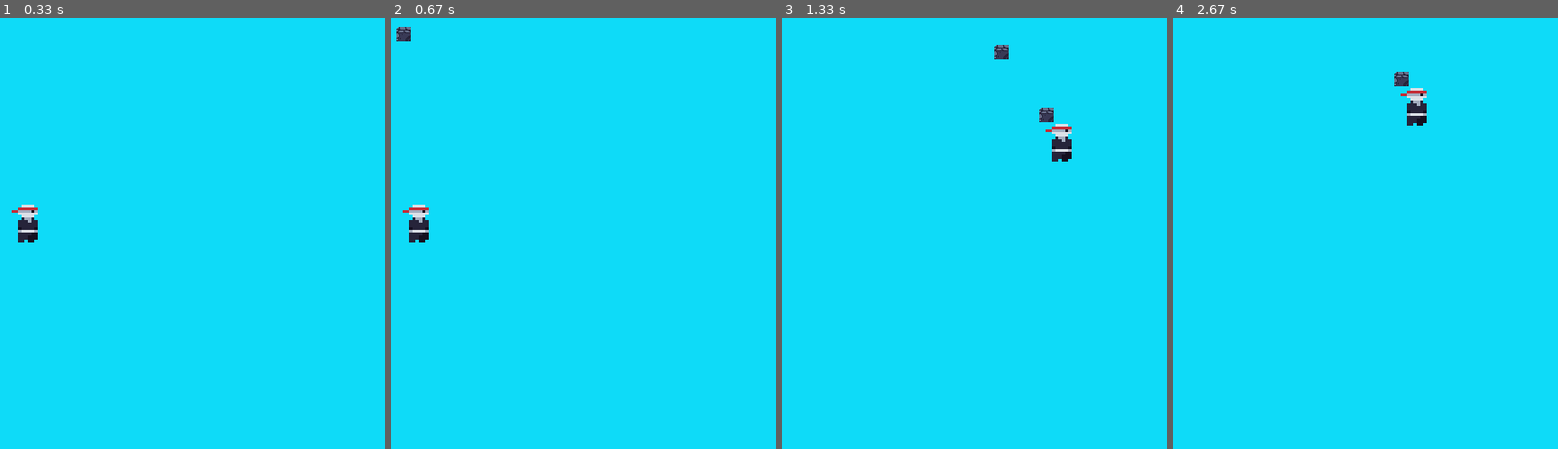
Above: before the commit, frames 1-4 (left to right).
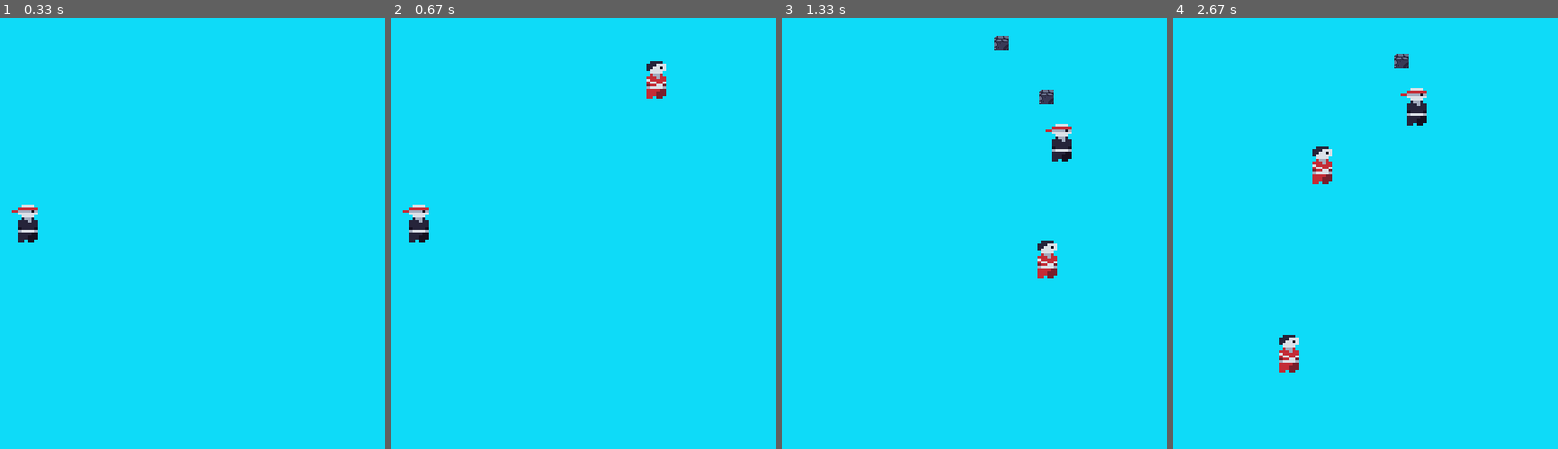
Above: after the commit, the same moments.

Repository: luksquitos/pygame-platformer
Game: pygame game, started from main.py
The game is run twice, just before and just after one commit, with the same random seed, the same clock (stepped at 60 frames per second) and the same inputs.
Inputs:
- Up to frame 1 (0.33 s): no input
- Up to frame 2 (0.67 s): tap Space at 0.33 s
- Up to frame 3 (1.33 s): hold D 0.67-1.13 s; tap Space at 0.73, 1.03, 1.23 s; hold W from 1.17 s (still down)
- Up to frame 4 (2.67 s): release W at 1.47 s; hold D 1.5-1.97 s; tap Space at 1.57, 1.87, 2.07, 2.37, 2.63 s; hold A 2-2.53 s; hold S from 2.57 s (still down)

Frame 1 is identical in both runs. In frame 2, 0.5% of the frame differs, in the area x 1-72%, y 2-19%; in frame 3, 0.8%; in frame 4, 1.1%, in the area x 27-62%, y 8-83%.

Commit message:
feat: adding logic to delete a object from memory if its out of screen bounds or killed shooted by bullet

Diff:
--- a/bullet.py
+++ b/bullet.py
@@ -1,10 +1,16 @@
 import pygame as pg
+import slugs
 from delay import Delay
 from objects import MovingObject
-
 class Rock(MovingObject):
     frame_path = "data/images/tiles/stone/0.png"
+    slug = slugs.BULLET
     velocity = 10
 
     def move(self):
         self.y_pos -= self.velocity
+
+    def perform_collision_action(self, obj):
+        if obj.slug == slugs.ENEMY:
+            obj.can_delete = True
+            self.can_delete = True
--- a/game.py
+++ b/game.py
@@ -1,8 +1,11 @@
 import pygame as pg
 import sys
+from typing import List
+from objects import Object
 from player import Player, Enemy
+from tile import Cloud
 
-objects_in_memory = []
+objects_in_memory: List[Object] = []
 class Game:
     def __init__(self):
         pg.init()
@@ -10,15 +13,17 @@
         pg.display.set_caption("ninja game")
         self.screen = pg.display.set_mode((640, 480))
         self.clock = pg.time.Clock()
-        self.player = Player(x_pos=100, y_pos=200, size=(50, 50))
 
     def run(self):
+        objects_in_memory.append(Player(x_pos=100, y_pos=200, size=(50, 50)))
+        # objects_in_memory.append(Cloud(100, 80))
+
         while True:
 
             self.screen.fill((14, 219, 248)) # Usado para "limpar a tela"
-            # print("Quantidade de objetos na memória ", len(objects_in_memory))
+            print("Quantidade de objetos na memória ", len(objects_in_memory))
 
-            # self.generate_enemies()
+            self.generate_enemies()
 
             self.objects_update()
 
@@ -32,16 +37,18 @@
 
 
     def objects_update(self):
-        self.player.update(self.screen, objects_in_memory)
-
         for obj in objects_in_memory:
             obj.update(self.screen, objects_in_memory)
+
+            if not obj.can_delete:
+                continue
+            objects_in_memory.remove(obj)
 
 
     def generate_enemies(self):
         from random import randint
-        num = randint(1, 30)
+        num = randint(1, 50)
         if num != 2:
             return
 
-        objects_in_memory.append(Enemy.generate())
+        objects_in_memory.append(Enemy.generate(size=(50, 50)))
--- a/objects.py
+++ b/objects.py
@@ -4,6 +4,7 @@
 
 class Object(ABC):
     frame_path = None
+    slug = None
 
     def __init__(
         self,
@@ -12,6 +13,7 @@
         size: Tuple[int, int] | None = None
     ) -> None:
         assert self.frame_path, f"frame path not provided for {self.__class__.__name__}"
+        assert self.slug, f"slug not provided for {self.__class__.__name__}"
 
         self.frame = self.frame_path
         self.frame = pg.image.load(self.frame)
@@ -24,7 +26,11 @@
 
     def update(self, screen: pg.Surface, objs_in_memory: list) -> None:
         self.blit(screen)
-        self.get_collisions(objs_in_memory)
+        self.check_collisions(objs_in_memory)
+
+        if self.check_collisions(objs_in_memory):
+            print(self.__class__, "Colidiu com ", self.check_collisions(objs_in_memory))
+
 
     @property
     def rect(self) -> pg.Rect:
@@ -33,15 +39,32 @@
     def blit(self, screen: pg.Surface) -> None:
         screen.blit(self.frame, (self.x_pos, self.y_pos))
 
-    def get_collisions(self, objs_in_memory: list) -> list:
-        collisions = []
-        for obj in objs_in_memory:
+    def check_collisions(self, objs_in_memory: list) -> None:
+        objs_copy = objs_in_memory.copy()
+        objs_copy.remove(self) # objects can't collide with himself
+        for obj in objs_copy:
             if not self.rect.colliderect(obj.rect):
                 continue
 
-            collisions.append(obj)
+            self.perform_collision_action(obj)
 
-        return collisions
+    @property
+    def can_delete(self):
+        if hasattr(self, "_can_delete"):
+            return self._can_delete
+
+        return self.y_pos > 480 or self.y_pos < 0
+
+    @can_delete.setter
+    def can_delete(self, value):
+        self._can_delete = value
+
+    def perform_collision_action(self, obj) -> None:
+        print(
+            f"{self.__class__.__name__} doesn't have a action for {obj.__class__.__name__}"
+        )
+
+        return None
 
 
 class MovingObject(Object):
--- a/player.py
+++ b/player.py
@@ -1,4 +1,5 @@
 import pygame as pg
+import slugs
 from random import randint
 from bullet import Rock
 from delay import Delay
@@ -7,6 +8,7 @@
 
 class Player(MovingObject):
     frame_path = "data/images/entities/player/idle/00.png"
+    slug = slugs.PLAYER
     velocity = 10
 
     def update(self, screen, objs_in_memory):
@@ -23,7 +25,7 @@
         key_pressed = pg.key.get_pressed()
 
         if key_pressed[pg.K_SPACE]:
-            objects_in_memory.append(Rock(self.x_pos, self.y_pos))
+            objects_in_memory.append(Rock(self.x_pos, self.y_pos-20))
             self.attack_delay = Delay(milliseconds=150)
 
     def move(self):
@@ -43,13 +45,14 @@
 
 class Enemy(MovingObject):
     frame_path = "data/images/entities/enemy/idle/00.png"
+    slug = slugs.ENEMY
     velocity = 5
 
     @classmethod
-    def generate(cls):
+    def generate(cls, size=None):
         from random import randint
 
-        return cls(x_pos=randint(100, 400), y_pos=0)
+        return cls(x_pos=randint(100, 400), y_pos=0, size=size)
 
     def move(self):
         self.y_pos += self.velocity
--- /dev/null
+++ b/slugs.py
@@ -0,0 +1,4 @@
+PLAYER = "player"
+ENEMY = "enemy"
+BULLET = "bullet"
+CLOUD = "cloud"
--- a/tile.py
+++ b/tile.py
@@ -1,2 +1,7 @@
-class Tile:
-    pass
+import slugs
+from objects import StaticObject
+
+
+class Cloud(StaticObject):
+    frame_path = "data/images/clouds/cloud_1.png"
+    slug = slugs.CLOUD
